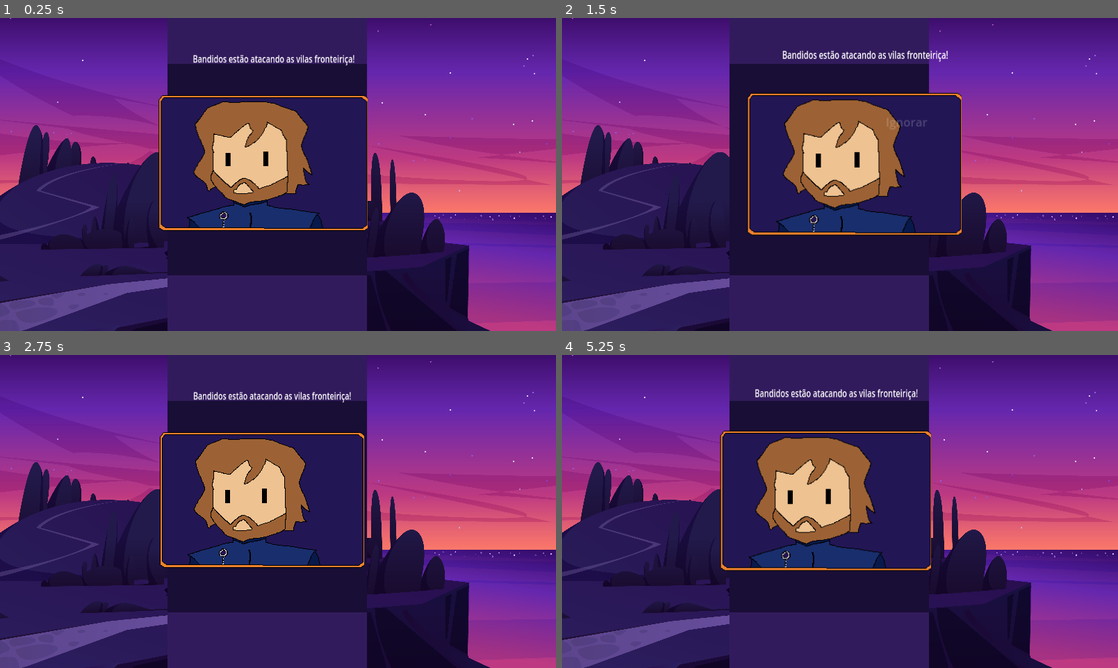
Above: before the commit, frames 1-4 (two rows, left to right).
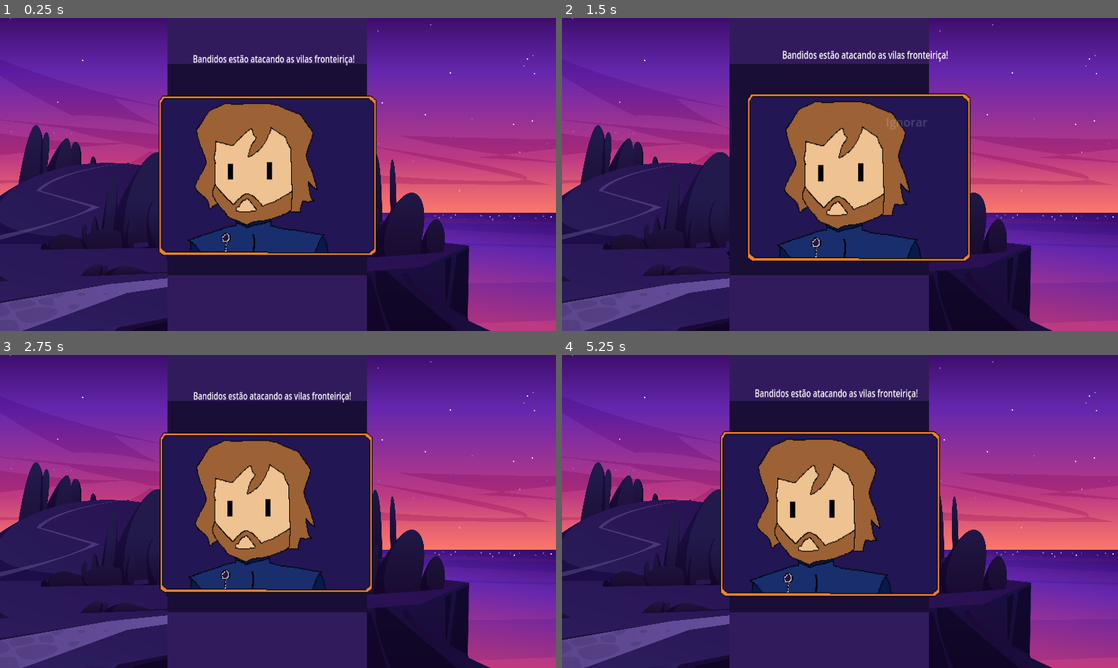
Above: after the commit, the same moments.

Repository: JulioDomanski/TCC
Game: Godot game, scene res://scenes/Main.tscn
The game is run twice, just before and just after one commit, with the same random seed, the same clock (stepped at 60 frames per second) and the same inputs.
Inputs (mouse positions are in pixels of both pictures, inside the frame that each line leads up to):
- Up to frame 1 (0.25 s): no input
- Up to frame 2 (1.5 s): tap Enter at 0.5 s; drag from (828, 168) to (895, 105) at 0.52 s; drag from (728, 190) to (812, 237) at 1.27 s
- Up to frame 3 (2.75 s): move the mouse to (333, 442) at 2.02 s; click (333, 442) at 2.17 s
- Up to frame 4 (5.25 s): tap Space at 2.75, 5 s; drag from (812, 574) to (673, 464) at 2.77 s; move the mouse to (1006, 558) at 3.52 s; click (1006, 558) at 3.67 s; tap Enter at 4.25 s; drag from (673, 464) to (756, 433) at 4.27 s; move the mouse to (867, 511) at 5.02 s; click (867, 511) at 5.17 s

The runs differ from the first frame. In frame 1, 8.7% of the frame differs, in the area x 28-68%, y 24-76%; in frame 2, 9.3%, in the area x 33-74%, y 23-78%; in frame 3, 8.5%; in frame 4, 8.9%.

Commit message:
Deixando a carta maior

Diff:
--- a/project.godot
+++ b/project.godot
@@ -17,6 +17,8 @@
 
 [display]
 
+window/size/resizable=false
+window/size/borderless=true
 window/stretch/mode="2d"
 
 [editor]
--- a/scenes/Card.tscn
+++ b/scenes/Card.tscn
@@ -26,13 +26,12 @@
 anchor_left = -0.31
 anchor_right = 1.319
 anchor_bottom = 1.187
-offset_left = -20.6595
+offset_left = -20.54
 offset_top = -68.0
-offset_right = 4.92653
-offset_bottom = 36.666
+offset_right = 19.046
+offset_bottom = 70.666
 texture = SubResource("1")
-expand_mode = 2
-stretch_mode = 1
+expand_mode = 1
 
 [node name="LeftChoiceLabel" type="Label" parent="."]
 layout_mode = 0
